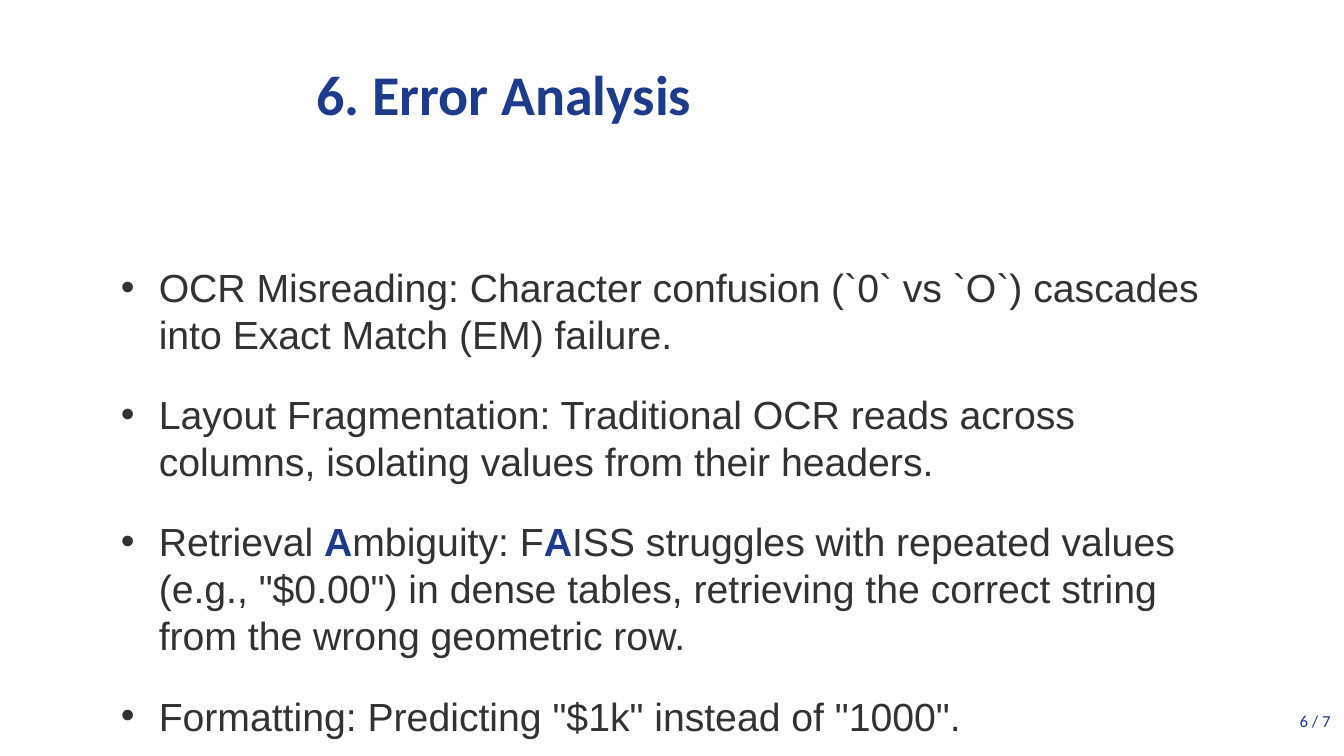
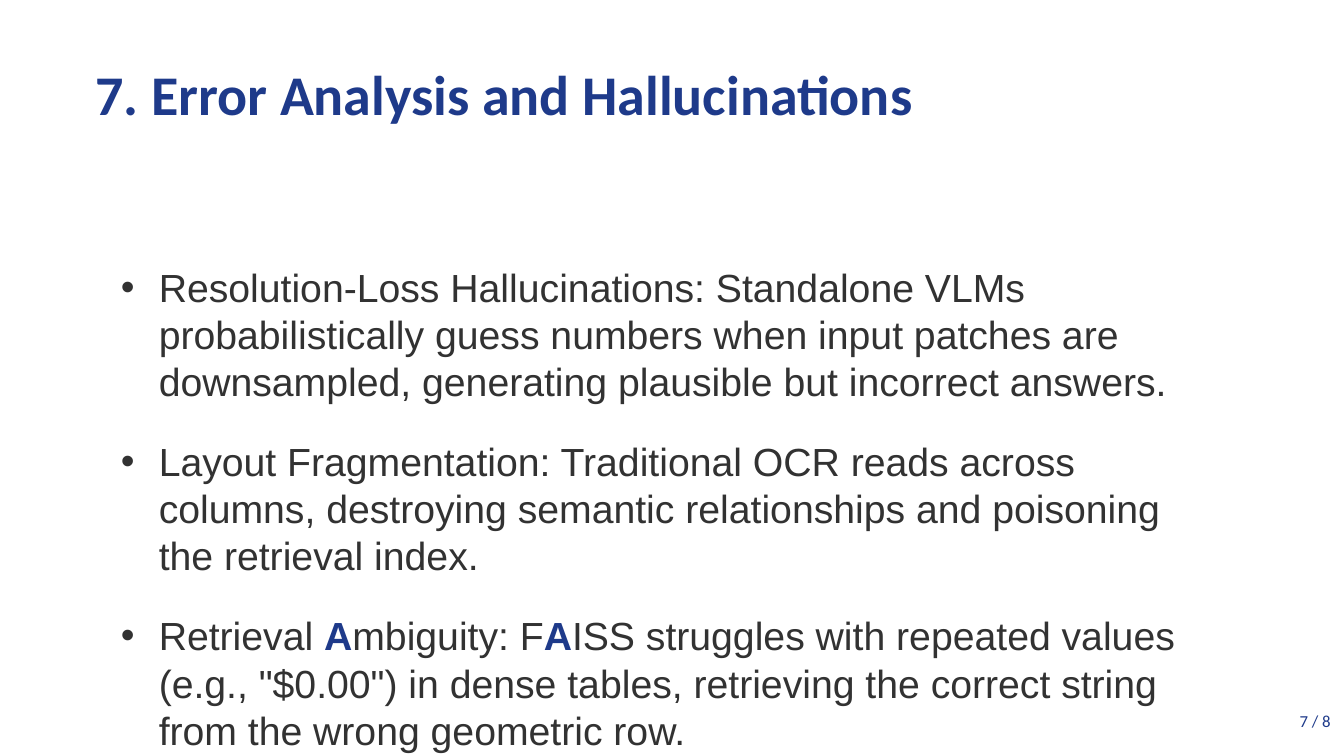
Before and after one commit to DESMOND135/DOCVQA-RAG-PERCEPTION-BENCHMARK, a slide deck: slide 8 of Final/presentation/presentation.pptx (slide 7 before the commit). Drawn at 1344x756 pixels with LibreOffice and Linux fonts; fonts in the diff are those of the drawing. Boxes give left, top, right and bottom in pixels: in the first picture for what was removed or moved away, otherwise in the second. Text is boxed around its words. In the diff, an @@ line names an element or a change of style, - is before the commit and + after.

Commit message:
Academic repositioning and statistical formatting

```diff
--- a/Final/presentation/presentation.pptx
+++ b/Final/presentation/presentation.pptx
@@ title at [95,75,913,124]: text changed @@
-6. Error Analysis
+7. Error Analysis and Hallucinations
@@ text at [159,273,1167,571]: text changed @@
-• OCR Misreading: Character confusion (`0` vs `O`) cascades into Exact Match (EM) failure.
-• Layout Fragmentation: Traditional OCR reads across columns, isolating values from their headers.
+• Resolution-Loss Hallucinations: Standalone VLMs probabilistically guess numbers when input patches are downsampled, generating plausible but incorrect answers.
+• Layout Fragmentation: Traditional OCR reads across columns, destroying semantic relationships and poisoning the retrieval index.
@@ text at [159,702,961,739]: paragraph removed @@
-• Formatting: Predicting "$1k" instead of "1000".
@@ text at [1300,715,1330,727]: text changed @@
-6 / 7
+7 / 8
```
Also in this commit, not shown: 6 other slides changed, 1 slide added, 6 other files.
